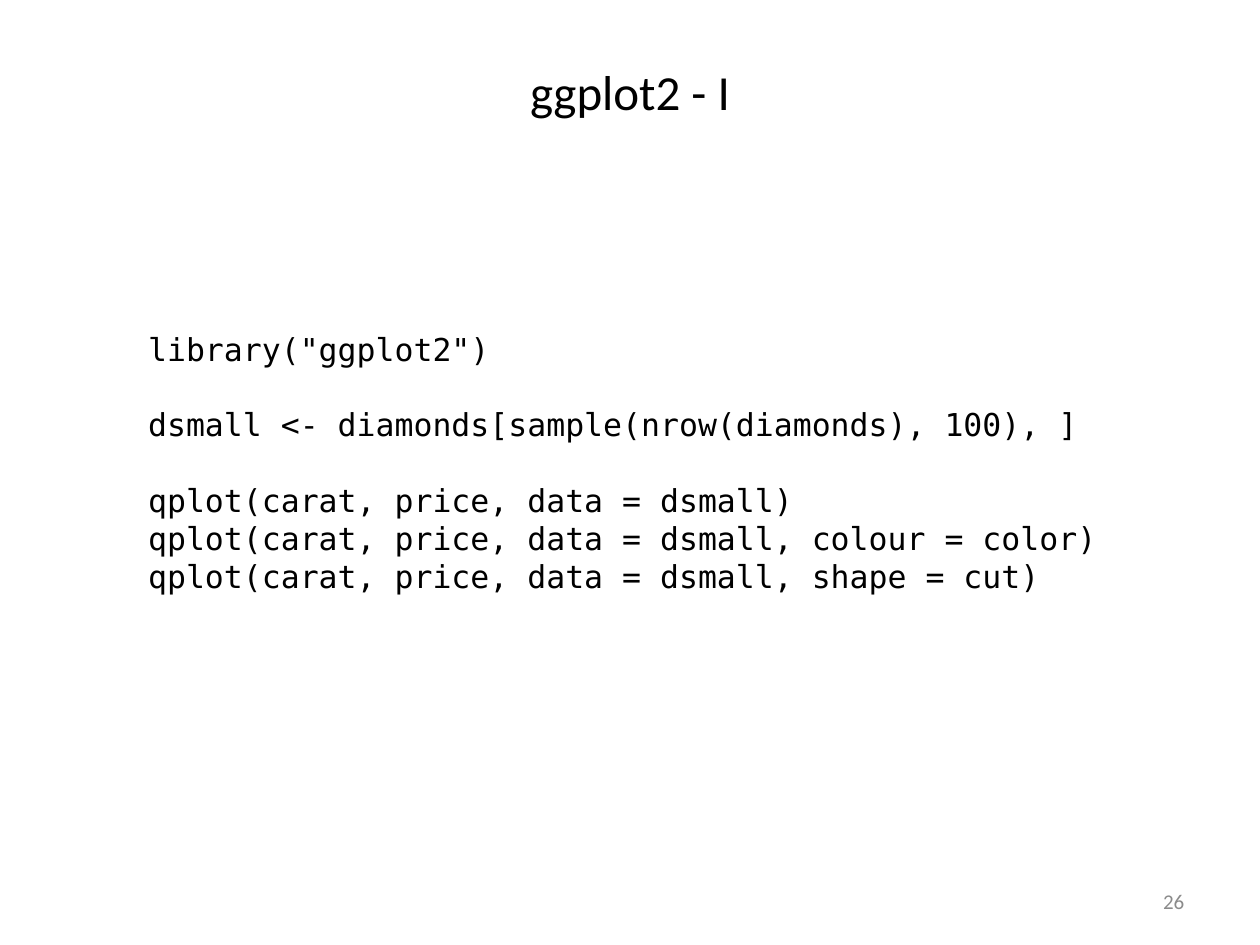
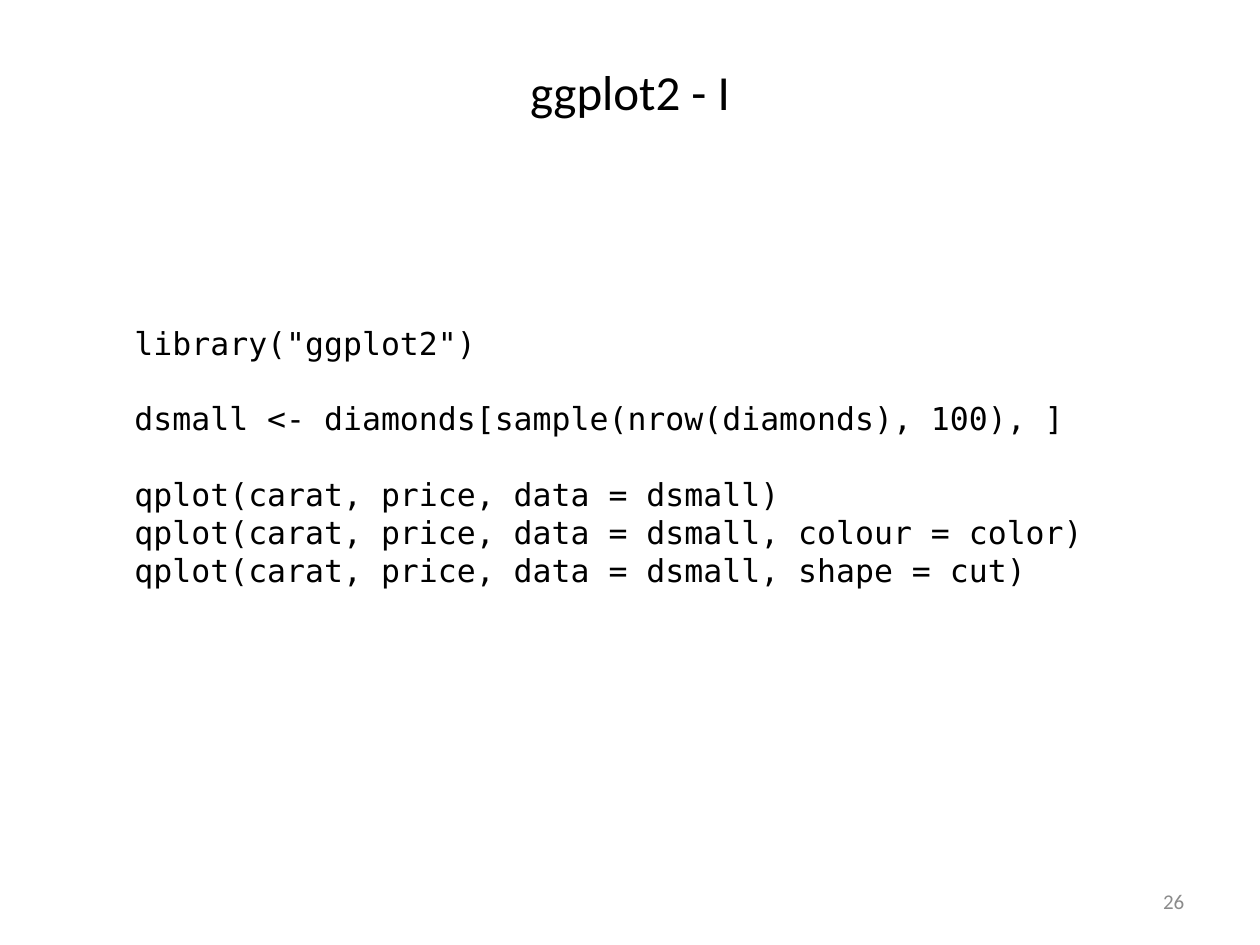
Before and after one commit to liu3zhenlab/teaching, a slide deck: slide 26 of PLPTH813Bioinformatis/2021/labs/lab03_R.pptx. Drawn at 1260x945 pixels with LibreOffice and Linux fonts; fonts in the diff are those of the drawing. Boxes give left, top, right and bottom in pixels: in the first picture for what was removed or moved away, otherwise in the second. Text is boxed around its words. In the diff, an @@ line names an element or a change of style, - is before the commit and + after.

```diff
--- a/PLPTH813Bioinformatis/2021/labs/lab03_R.pptx
+++ b/PLPTH813Bioinformatis/2021/labs/lab03_R.pptx
@@ text "library("ggplot2")" moved from (x1=148, y1=337, x2=1096, y2=595) to (x1=134, y1=331, x2=1083, y2=589) @@
```
Also in this commit, not shown: 2 other slides changed, 3 other files.
